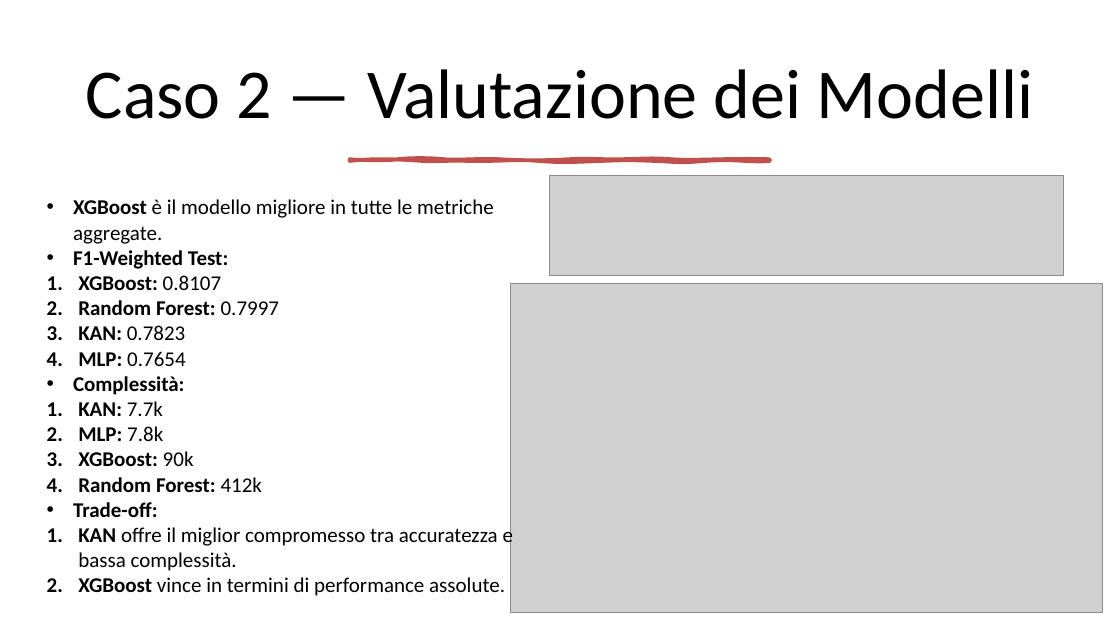
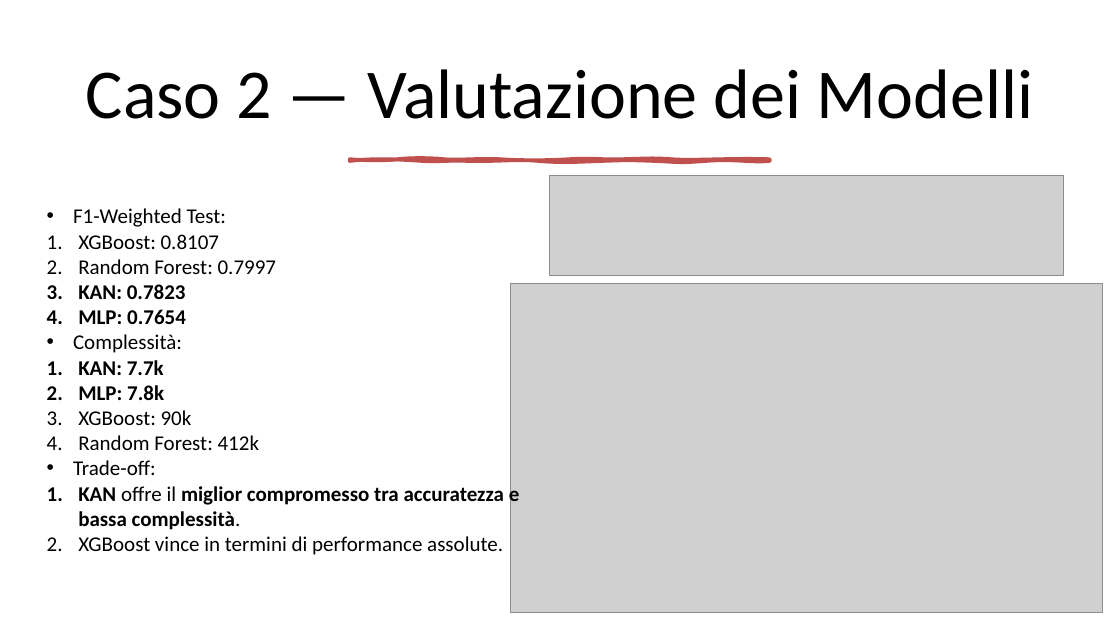
Before and after one commit to mtomas03/Thesis_Paper, a slide deck: slide 17 of Presentation.pptx (slide 21 before the commit). Drawn at 1120x630 pixels with LibreOffice and Linux fonts; fonts in the diff are those of the drawing; grey boxes stand for pictures. Boxes give left, top, right and bottom in pixels: in the first picture for what was removed or moved away, otherwise in the second. Text is boxed around its words. In the diff, an @@ line names an element or a change of style, - is before the commit and + after.

```diff
--- a/Presentation.pptx
+++ b/Presentation.pptx
@@ text "F1-Weighted Test:": place and size @@
-text "F1-Weighted Test:" at bbox=[73, 199, 513, 596]
+text "F1-Weighted Test:" at bbox=[73, 208, 520, 555]
@@ text "F1-Weighted Test:" at bbox=[73, 208, 520, 555]: bold off in "F1-Weighted Test:", "XGBoost:", "Random Forest:", "Complessità:" and 4 more places; bold on in "0.7823", "0.7654", "7.7k", "7.8k" and 1 more places @@
@@ text at bbox=[73, 199, 494, 244]: paragraph removed @@
-• XGBoost è il modello migliore in tutte le metriche aggregate.
```
Also in this commit, not shown: 16 other slides changed, 4 slides removed, 1 other file.
